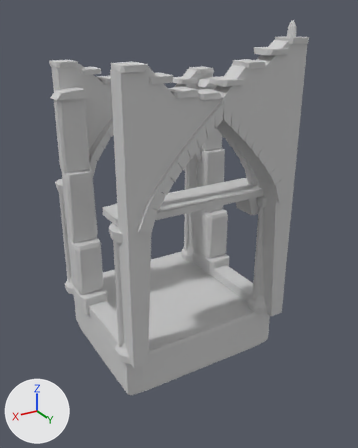
One commit to the glTF model assets/models/environment/spire_bay_broken.glb: the scene before it, then after it.
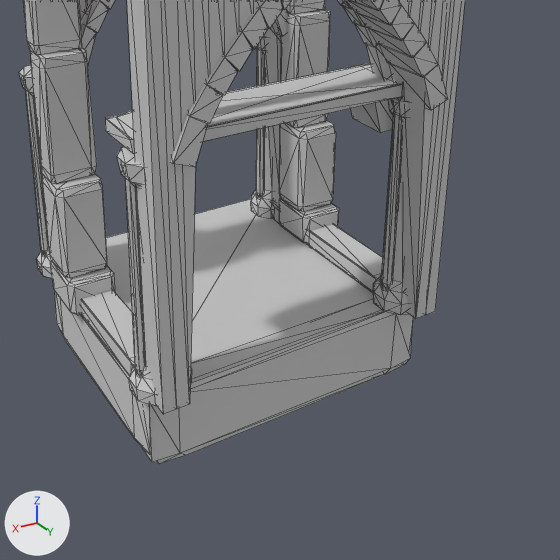
Each version appears first whole from a 50 mm lens placed at (5.71, 11.68, 7.09), pointed at (-0.16, 1.9, 2.2), and next in a close-up on the part from 13% to 98% of the width and 32% to 100% of the height. Arrows for +X, +Y and +Z are at lower left; the lights stay in place. The older version's two pictures come first. The close-ups show mesh edges as thin lines. Vertices at exactly the same position are counted once.

The scene before the commit, as lines of its bpy script (objects in view):
```python
me_spire_bay_broken_dressed_stone = bpy.data.meshes.new('spire_bay_broken_dressed_stone')
me_spire_bay_broken_dressed_stone.from_pydata(...)  # 1688 vertices, 3208 faces; spans x -2.33..2.33, y -0.47..3.86, z -0.02..6.92
me_spire_bay_broken_dressed_stone.materials.append(mat_environment_dressed_stone)  # light grey #cccccc
me_spire_bay_broken_masonry = bpy.data.meshes.new('spire_bay_broken_masonry')
me_spire_bay_broken_masonry.from_pydata(...)  # 608 vertices, 1320 faces; spans x -2.29..2.29, y -0.01..3.78, z -1.11..6.54
me_spire_bay_broken_masonry.materials.append(mat_environment_masonry)  # light grey #cccccc
me_spire_bay_broken_paving = bpy.data.meshes.new('spire_bay_broken_paving')
me_spire_bay_broken_paving.from_pydata([(-2.1, 3.35, -0.02), (2.1, 3.35, -0.02), (2.1, -0.58, -0.02), (-2.1, -0.58, -0.02), (-2.07, 3.34, 3.29), (2.07, 3.34, 3.29), (2.07, 2.48, 3.29), (-2.07, 2.48, 3.29)], [], [(3, 1, 0), (7, 5, 4), (3, 2, 1), (7, 6, 5)])
me_spire_bay_broken_paving.materials.append(mat_environment_paving)  # light grey #cccccc
ob_spire_bay_broken__dressed_stone = bpy.data.objects.new('spire_bay_broken__dressed_stone', me_spire_bay_broken_dressed_stone)
ob_spire_bay_broken__dressed_stone.location = (0.0, 0.0, 0.0)
ob_spire_bay_broken__masonry = bpy.data.objects.new('spire_bay_broken__masonry', me_spire_bay_broken_masonry)
ob_spire_bay_broken__masonry.location = (0.0, 0.0, 0.0)
ob_spire_bay_broken__paving = bpy.data.objects.new('spire_bay_broken__paving', me_spire_bay_broken_paving)
ob_spire_bay_broken__paving.location = (0.0, 0.0, 0.0)
```
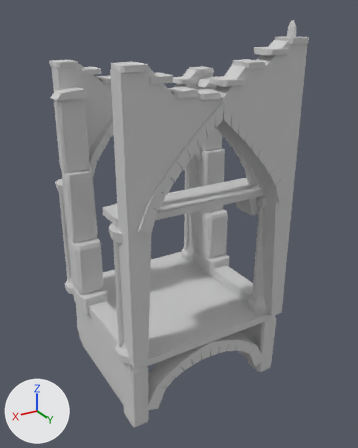
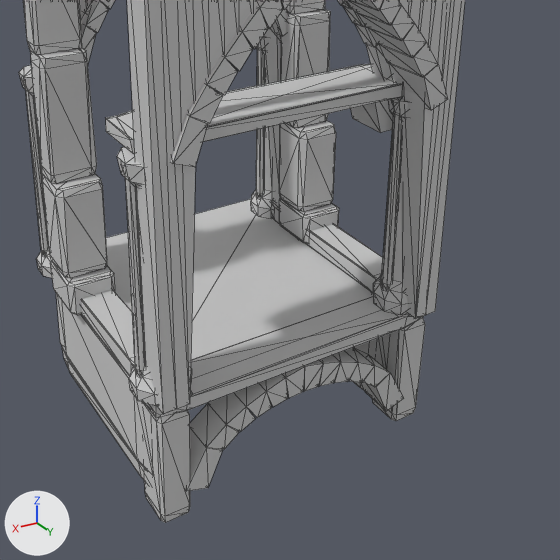
Changed parts and their boxes (x1, y1, x2, y2) in the close-ups (560 x 560 px; the box of a moved part takes in the faces that stretch with it):
```json
{"object": "spire_bay_broken__masonry", "change": "reshaped", "before": [23, 0, 465, 464], "after": [23, 0, 465, 522]}
{"object": "spire_bay_broken__dressed_stone", "change": "reshaped", "before": [19, 0, 448, 406], "after": [19, 0, 448, 418]}
{"part": 1, "of": "me_spire_bay_broken_masonry", "change": "moved or reshaped", "after": [319, 253, 385, 367], "on screen": "not visible before"}
{"part": 2, "of": "me_spire_bay_broken_masonry", "change": "moved or reshaped", "before": [55, 292, 151, 454], "after": [56, 293, 150, 472]}
{"part": 3, "of": "me_spire_bay_broken_masonry", "change": "rebuilt", "before": [142, 299, 413, 464], "after": [185, 348, 403, 491], "on screen": "19% narrower, 13% shorter"}
{"part": 4, "of": "me_spire_bay_broken_masonry", "change": "added", "after": [373, 317, 425, 421]}
{"part": 5, "of": "me_spire_bay_broken_masonry", "change": "added", "after": [144, 405, 190, 522]}
{"part": 6, "of": "me_spire_bay_broken_masonry", "change": "added", "after": [62, 347, 145, 480]}
{"part": 7, "of": "me_spire_bay_broken_dressed_stone", "change": "added", "after": [145, 296, 424, 418]}
```

The change, as JSON lines over the scene's bpy script:
```json
{"block": "me_spire_bay_broken_masonry", "where": "# used by ob_spire_bay_broken__masonry; location = (0.0, 0.0, 0.0)"}
{"op": "remove", "block": "me_spire_bay_broken_masonry", "code": "me_spire_bay_broken_masonry.from_pydata(...)  # 608 vertices, 1320 faces; spans x -2.29..2.29, y -0.01..3.78, z -1.11..6.54"}
{"op": "add", "block": "me_spire_bay_broken_masonry", "code": "me_spire_bay_broken_masonry.from_pydata(...)  # 778 vertices, 1644 faces; spans x -2.29..2.29, y -0.02..3.78, z -1.87..6.54"}
{"block": "me_spire_bay_broken_masonry", "change": "me_spire_bay_broken_masonry part 1: the loose piece of 32 vertices spanning x -2.14..-1.66, y -0.01..3.37, z -1.01..-0.01 is scaled about its middle by (1, 1, 1.38), then moved by (0.02, 0.0, -0.19)"}
{"block": "me_spire_bay_broken_masonry", "change": "me_spire_bay_broken_masonry part 2: the loose piece of 32 vertices spanning x 1.66..2.14, y -0.01..3.37, z -1.01..-0.01 is scaled about its middle by (1, 1, 1.38), then moved by (-0.02, 0.0, -0.19)"}
{"block": "me_spire_bay_broken_masonry", "change": "me_spire_bay_broken_masonry part 3: the loose piece of 32 vertices spanning x -2.11..2.1, y 3.04..3.43, z -1.11..-0.01 is rebuilt with 74 vertices and now spans x -1.77..1.77, y 3.16..3.65, z -1.54..-0.21"}
{"block": "me_spire_bay_broken_masonry", "change": "me_spire_bay_broken_masonry part 4: a new loose piece of 32 vertices spanning x -2.11..-1.67, y 3.0..3.63, z -1.87..-0.15, in mat_environment_masonry (light grey #cccccc)"}
{"block": "me_spire_bay_broken_masonry", "change": "me_spire_bay_broken_masonry part 5: a new loose piece of 32 vertices spanning x 1.65..2.09, y 3.0..3.63, z -1.87..-0.15, in mat_environment_masonry (light grey #cccccc)"}
{"block": "me_spire_bay_broken_masonry", "change": "me_spire_bay_broken_masonry part 6: a new loose piece of 32 vertices spanning x 1.5..2.11, y -0.02..3.37, z -1.62..-1.33, in mat_environment_masonry (light grey #cccccc)"}
{"block": "me_spire_bay_broken_masonry", "change": "other edits to the shape of me_spire_bay_broken_masonry do not show in these pictures"}
{"block": "me_spire_bay_broken_dressed_stone", "where": "# used by ob_spire_bay_broken__dressed_stone; location = (0.0, 0.0, 0.0)"}
{"op": "remove", "block": "me_spire_bay_broken_dressed_stone", "code": "me_spire_bay_broken_dressed_stone.from_pydata(...)  # 1688 vertices, 3208 faces; spans x -2.33..2.33, y -0.47..3.86, z -0.02..6.92"}
{"op": "add", "block": "me_spire_bay_broken_dressed_stone", "code": "me_spire_bay_broken_dressed_stone.from_pydata(...)  # 1720 vertices, 3268 faces; spans x -2.33..2.33, y -0.47..3.86, z -0.22..6.92"}
{"block": "me_spire_bay_broken_dressed_stone", "change": "me_spire_bay_broken_dressed_stone part 7: a new loose piece of 32 vertices spanning x -2.11..2.1, y 2.99..3.66, z -0.22..0.0, in mat_environment_dressed_stone (light grey #cccccc)"}
```
